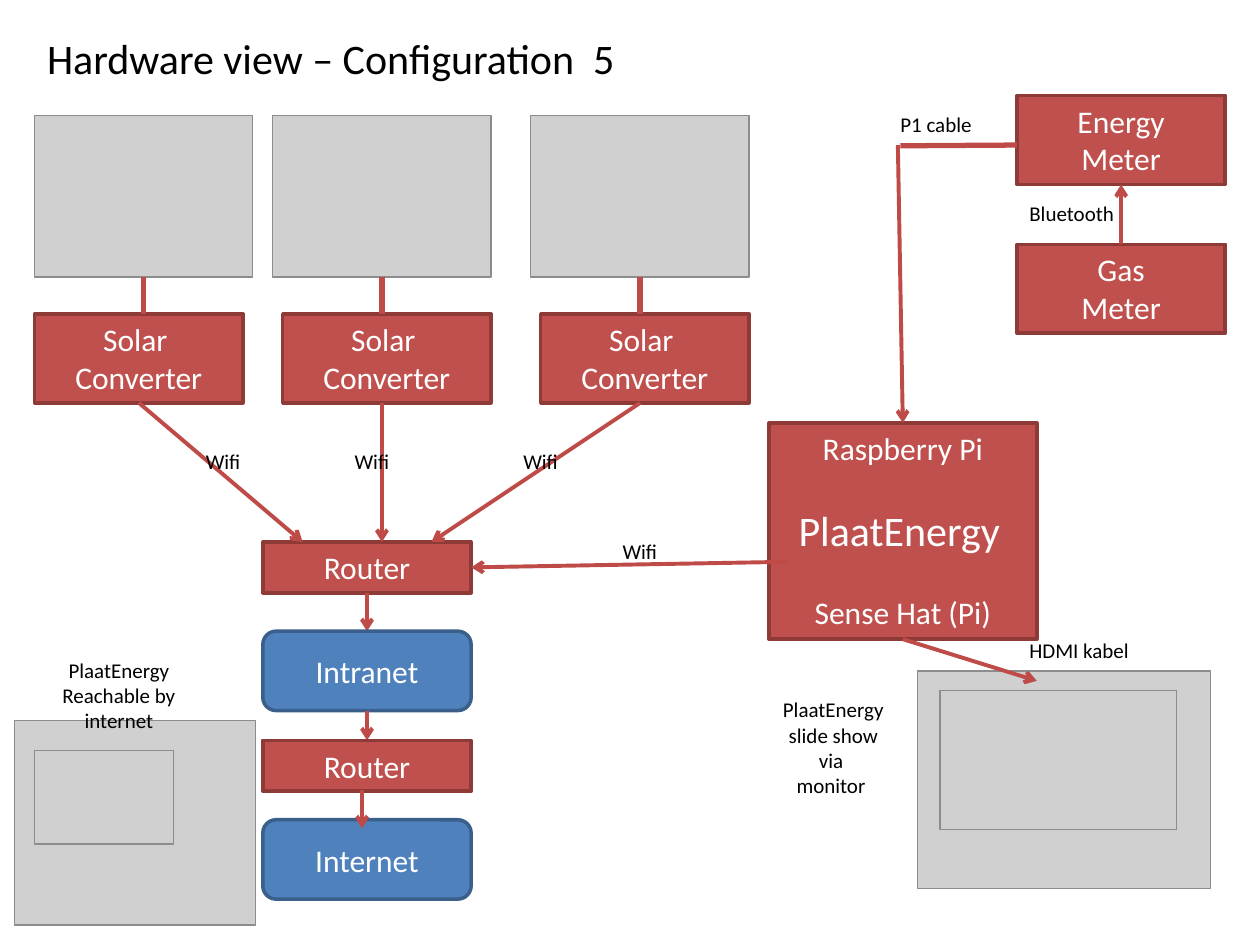
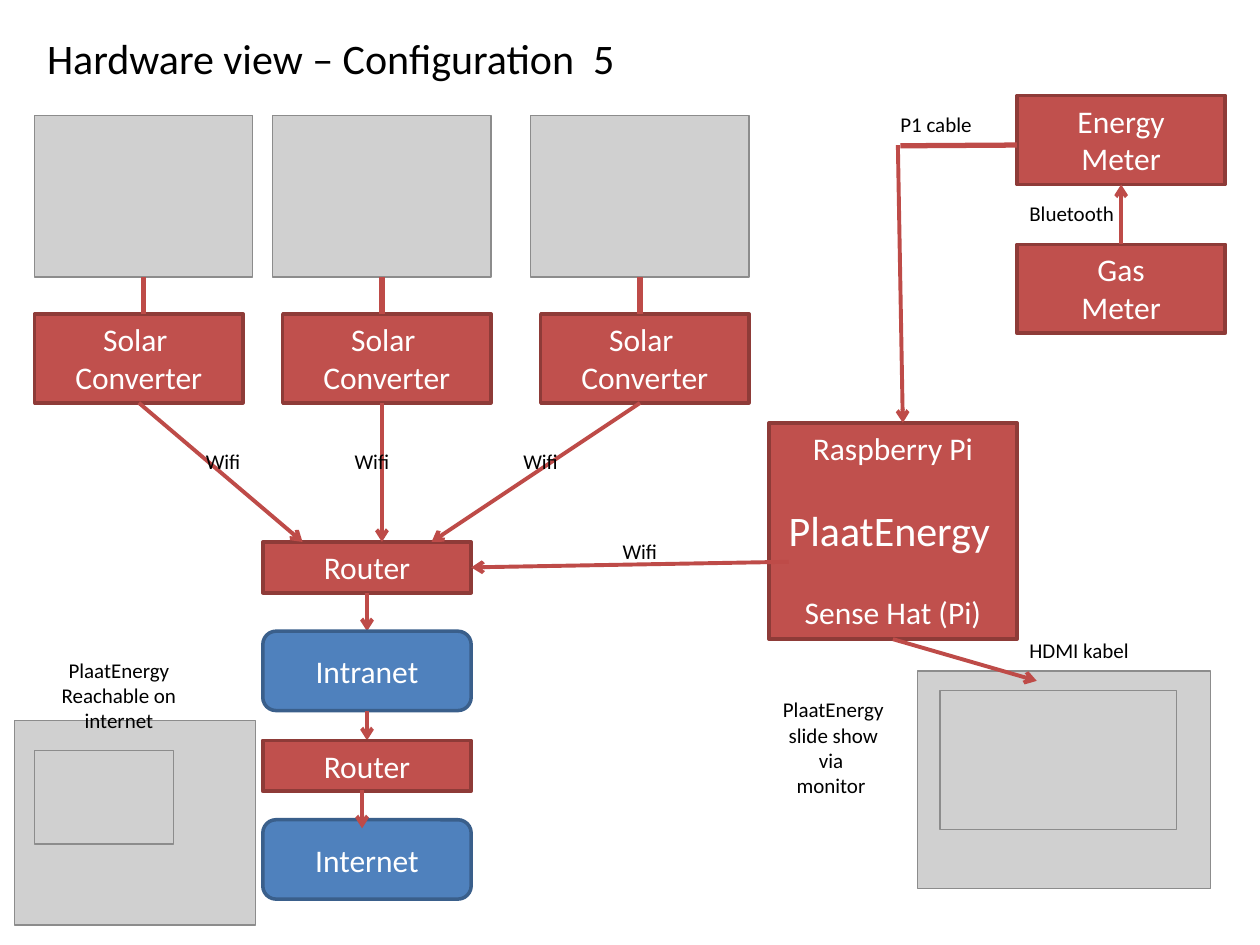
Before and after one commit to plaatsoft/plaatenergy, a slide deck: slide 9 of doc/ppt/PlaatEnergy Design.pptx. Drawn at 1260x945 pixels with LibreOffice and Linux fonts; fonts in the diff are those of the drawing; grey boxes stand for pictures. Boxes give left, top, right and bottom in pixels: in the first picture for what was removed or moved away, otherwise in the second. Text is boxed around its words. In the diff, an @@ line names an element or a change of style, - is before the commit and + after.

```diff
--- a/doc/ppt/PlaatEnergy Design.pptx
+++ b/doc/ppt/PlaatEnergy Design.pptx
@@ rectangle "Raspberry Pi": place and size @@
-rectangle "Raspberry Pi" at (769, 423, 1037, 640)
+rectangle "Raspberry Pi" at (769, 423, 1017, 640)
@@ arrow moved from (903, 639) - (1037, 680) to (893, 639) - (1037, 680) @@
@@ text at (62, 688, 176, 703): text changed @@
-Reachable by
+Reachable on
```
Also in this commit, not shown: 4 other slides changed, 1 slide added, 7 other files.
